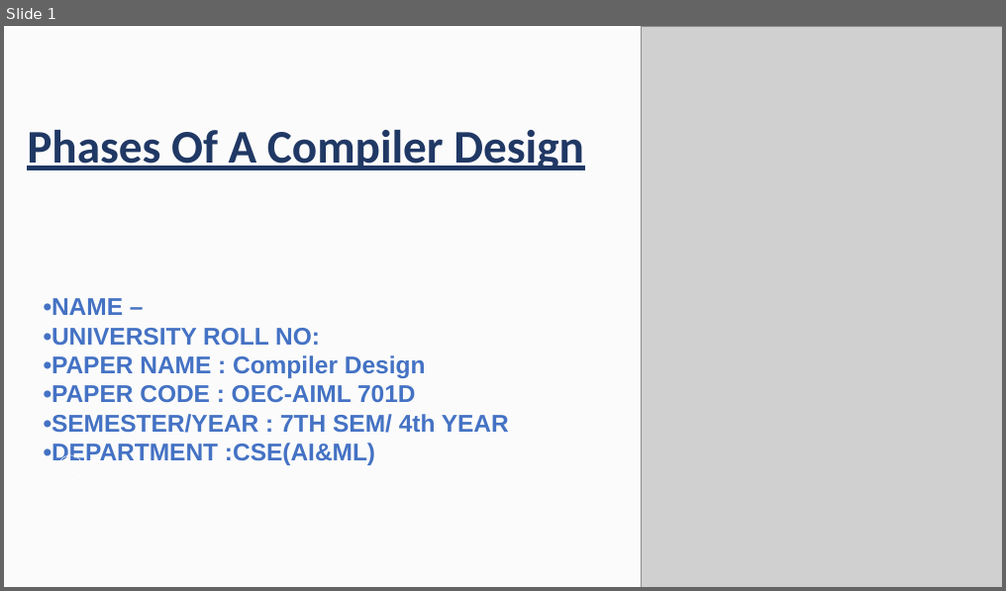
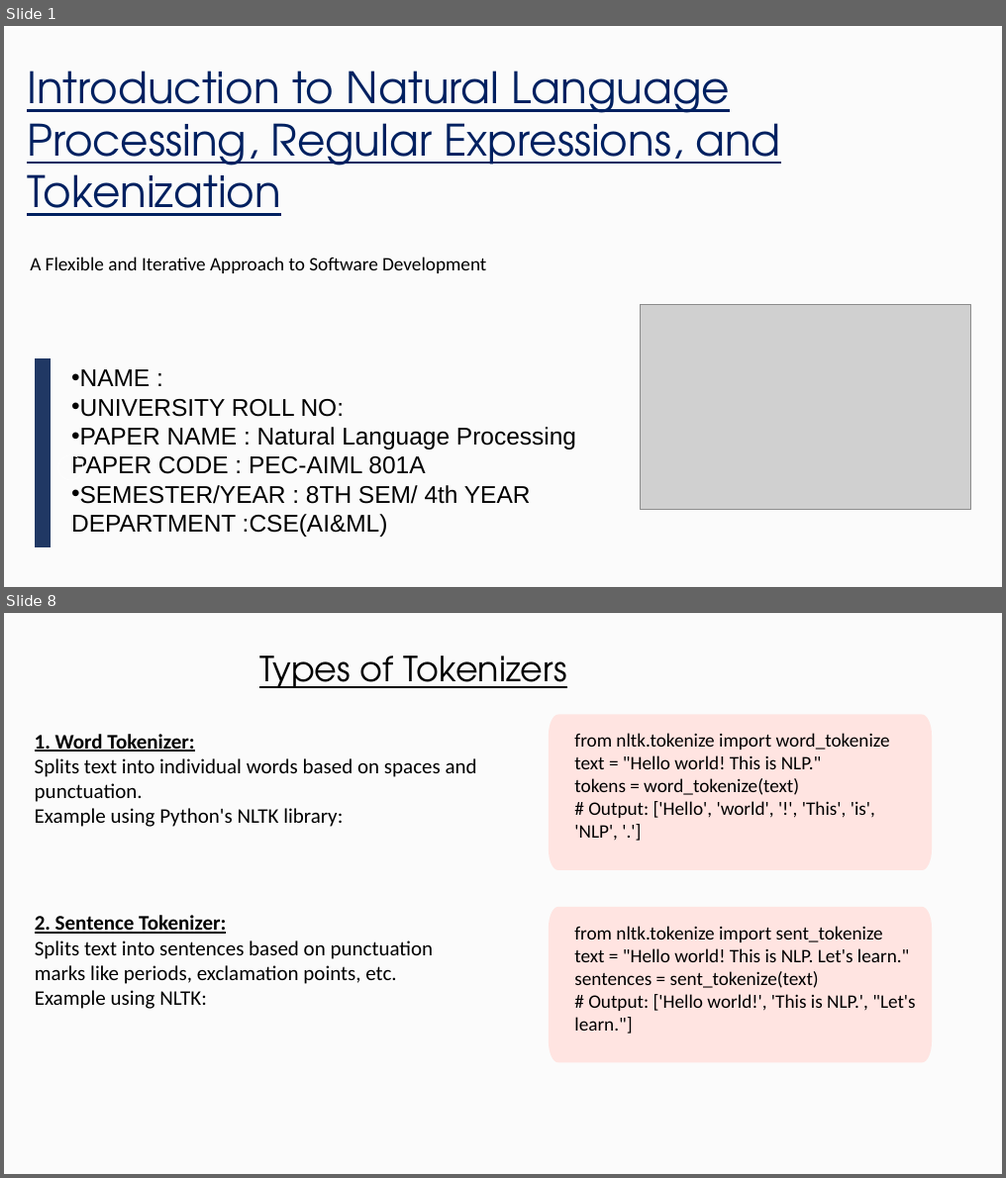
Before and after one commit to aditya2027krml/Undergraduate-CSE-AI-ML-Presentations-and-Reports-of-College, a slide deck: 4th Year/Presentations/34230821034.pptx. Shown one above the other, each under a label of ours: slide 1 before the commit, slides 1 and 8 after it; the slides between them are not shown. The pictures are 1006x591 and 1006x1178 pixels, drawn with LibreOffice and Linux fonts; fonts in the diff are those of the drawing; grey boxes stand for pictures; background and template pictures are left out. Boxes give left, top, right and bottom in pixels: in the first picture for what was removed or moved away, otherwise in the second. Text is boxed around its words. In the diff, an @@ line names an element or a change of style, - is before the commit and + after.

Commit message:
Add files via upload
Introduction to Natural Language Processing, Regular Expressions, and Tokenization

```diff
--- a/4th Year/Presentations/34230821034.pptx
+++ b/4th Year/Presentations/34230821034.pptx
@@ slide 8 added at <box>4,613,1002,1174</box>, background picture (left out) @@
@@ rectangle added at <box>4,613,1002,1174</box>, fill #FAFAFA at 75% opacity @@
@@ text added at <box>259,656,567,688</box>, 40 pt, text #000000, underline @@
+Types of Tokenizers
@@ freeform shape added at <box>548,715,932,870</box>, fill #FFE4E1 @@
@@ text added at <box>35,734,477,827</box>, 24 pt, text #000000 @@
+1. Word Tokenizer:
+Splits text into individual words based on spaces and punctuation.
+Example using Python's NLTK library:
@@ text added at <box>574,733,890,841</box>, 22 pt, text #000000 @@
+from nltk.tokenize import word_tokenize
+text = "Hello world! This is NLP."
+tokens = word_tokenize(text)
+# Output: ['Hello', 'world', '!', 'This', 'is', 'NLP', '.']
@@ freeform shape added at <box>548,907,932,1062</box>, fill #FFE4E1 @@
@@ text added at <box>35,915,434,1009</box>, 24 pt, text #000000 @@
+2. Sentence Tokenizer:
+Splits text into sentences based on punctuation marks like periods, exclamation points, etc.
+Example using NLTK:
@@ text added at <box>574,926,915,1034</box>, 22 pt, text #000000 @@
+from nltk.tokenize import sent_tokenize
+text = "Hello world! This is NLP. Let's learn."
+sentences = sent_tokenize(text)
+# Output: ['Hello world!', 'This is NLP.', "Let's learn."]
@@ slide 1 changed as well @@
@@ picture removed at <box>641,26,1002,587</box> @@
@@ text at <box>27,71,781,216</box>: text changed; size 54 to 50 pt; font Calibri to TeX Gyre Adventor; text colour #203864 to #002060; bold off @@
-Phases Of A Compiler Design
+Introduction to Natural Language Processing, Regular Expressions, and Tokenization
@@ text added at <box>30,257,486,274</box>, 22 pt, text #000000 @@
+A Flexible and Iterative Approach to Software Development
@@ picture added at <box>640,305,970,509</box> @@
@@ freeform shape added at <box>35,359,51,548</box>, fill #203864 @@
@@ text at <box>71,370,576,537</box>: text changed; text colour #4472C4 to #000000; bold off @@
-•NAME –
-•UNIVERSITY ROLL NO:
-•PAPER NAME : Compiler Design
-•PAPER CODE : OEC-AIML 701D
-•SEMESTER/YEAR : 7TH SEM/ 4th YEAR •DEPARTMENT :CSE(AI&ML)
+• NAME :
+• UNIVERSITY ROLL NO:
+• PAPER NAME : Natural Language Processing PAPER CODE : PEC-AIML 801A
+• SEMESTER/YEAR : 8TH SEM/ 4th YEAR DEPARTMENT :CSE(AI&ML)
```
Also in this commit, not shown: 1 other slide changed, 8 other slides added, 9 slides removed.
